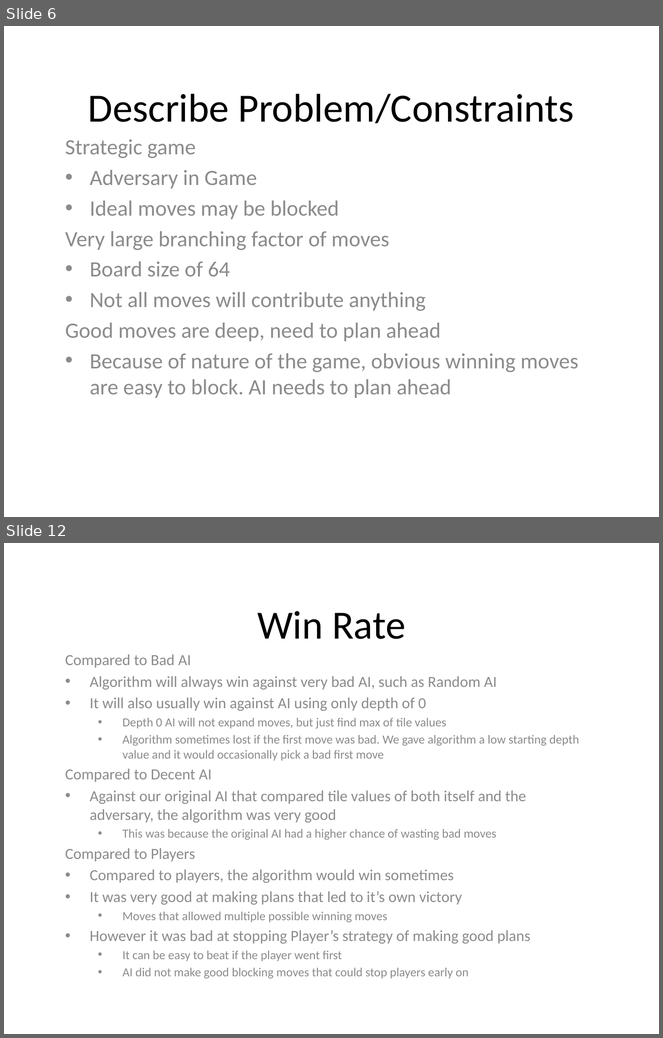
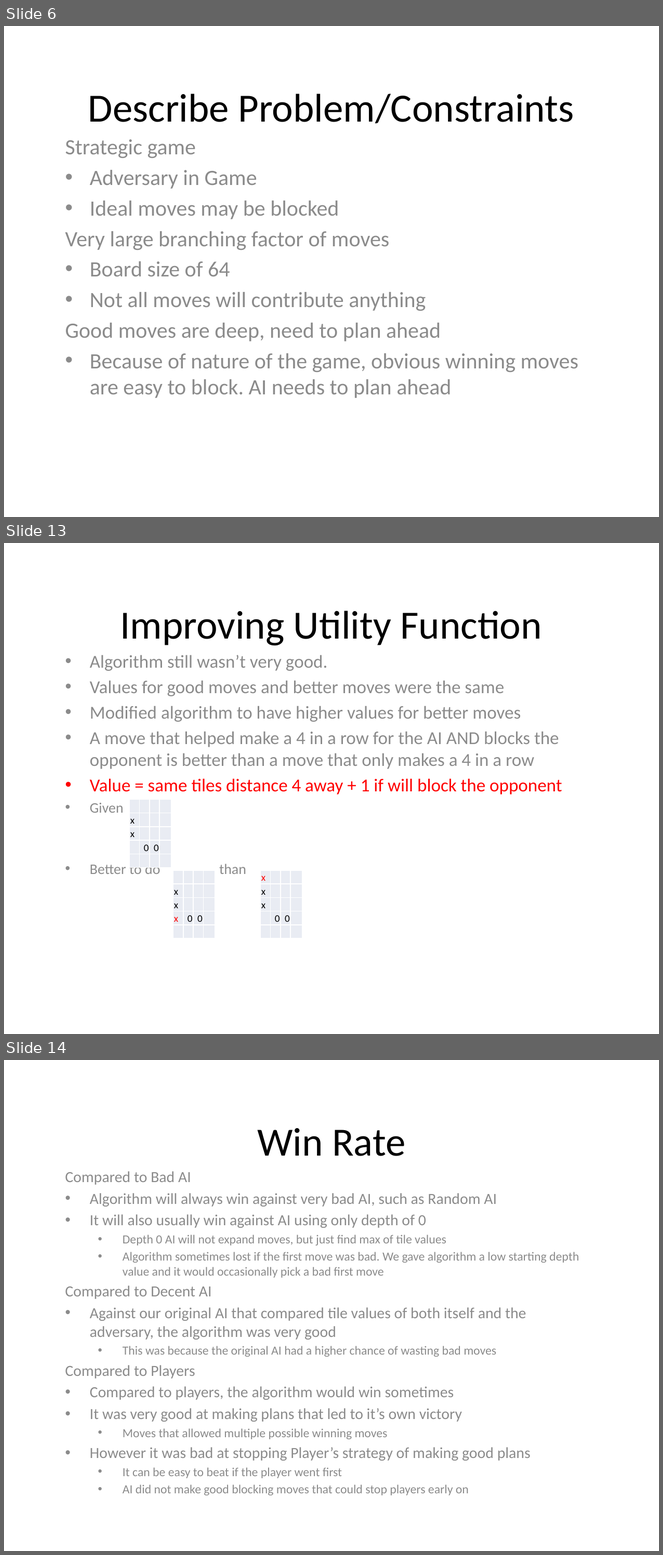
Before and after one commit to yangjiao2/271AIgame, a slide deck: Presentation.pptx. Shown one above the other, each under a label of ours: slides 6 and 12 before the commit, slides 6, 13 and 14 after it; the slides between them are not shown. The pictures are 663x1038 and 663x1555 pixels, drawn with LibreOffice and Linux fonts; fonts in the diff are those of the drawing. Boxes give left, top, right and bottom in pixels: in the first picture for what was removed or moved away, otherwise in the second. Text is boxed around its words. In the diff, an @@ line names an element or a change of style, - is before the commit and + after.

```diff
--- a/Presentation.pptx
+++ b/Presentation.pptx
@@ slide 13 added at <box>4,543,659,1034</box>, background #FFFFFF @@
@@ title added at <box>120,611,542,646</box>, 44 pt, text #000000 @@
+Improving Utility Function
@@ subtitle added at <box>90,655,562,874</box>, 20 pt, text #8C8C8C @@
+• Algorithm still wasn’t very good.
+• Values for good moves and better moves were the same
+• Modified algorithm to have higher values for better moves
+• A move that helped make a 4 in a row for the AI AND blocks the opponent is better than a move that only makes a 4 in a row
+• Value = same tiles distance 4 away + 1 if will block the opponent
+• Given
+• Better to do than
@@ table added at <box>130,800,171,868</box>, 5 rows, 4 columns @@
+ |  |  | 
+x |  |  | 
+x |  |  | 
+ | 0 | 0 | 
+ |  |  | 
@@ table added at <box>173,871,214,939</box>, 5 rows, 4 columns @@
+ |  |  | 
+x |  |  | 
+x |  |  | 
+x | 0 | 0 | 
+ |  |  | 
@@ table added at <box>261,871,302,939</box>, 5 rows, 4 columns @@
+x |  |  | 
+x |  |  | 
+x |  |  | 
+ | 0 | 0 | 
+ |  |  | 
@@ what was slide 12 is now slide 14 @@
```
Also in this commit, not shown: 7 slides changed, 2 other slides added, 1 slide removed.
